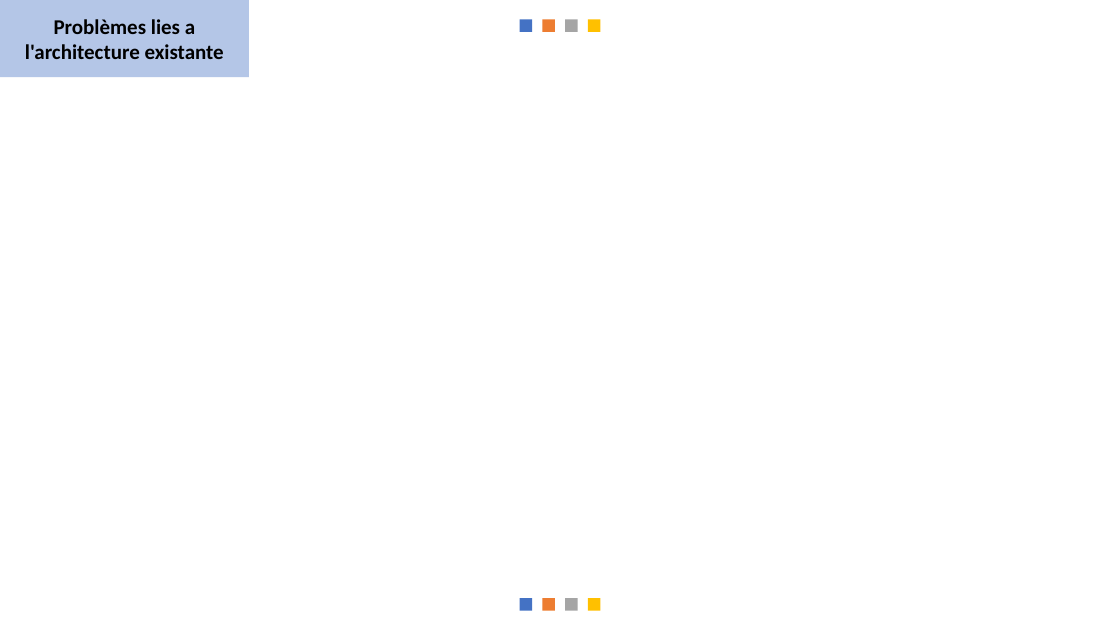
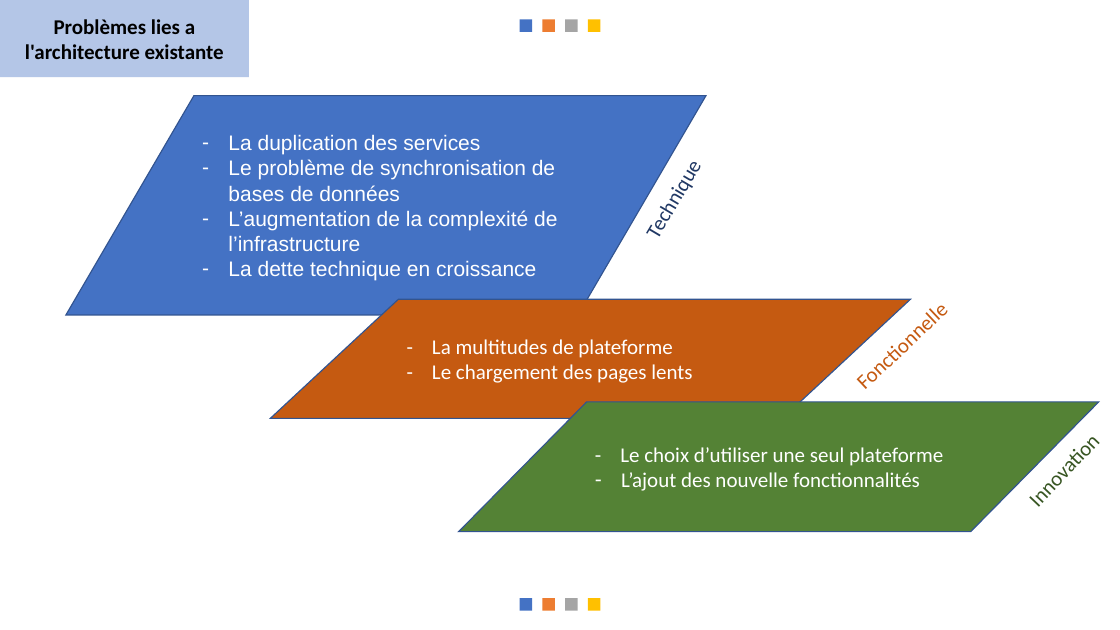
Before and after one commit to messaoudibrahim/Memoire, a slide deck: slide 9 of DIAPO/Présentation.pptx. Drawn at 1120x630 pixels with LibreOffice and Linux fonts; fonts in the diff are those of the drawing. Boxes give left, top, right and bottom in pixels: in the first picture for what was removed or moved away, otherwise in the second. Text is boxed around its words. In the diff, an @@ line names an element or a change of style, - is before the commit and + after.

```diff
--- a/DIAPO/Présentation.pptx
+++ b/DIAPO/Présentation.pptx
@@ flow chart input output added at [66,96,706,315], fill #4472C4, outline #325491 1 pt, 18 pt, text #FFFFFF @@
+– La duplication des services
+– Le problème de synchronisation de bases de données
+– L’augmentation de la complexité de l’infrastructure
+– La dette technique en croissance
@@ text added at [310,260,401,281], 18 pt, text #203864 @@
+Technique
@@ flow chart input output added at [271,299,911,418], fill #C55A11, outline #325491 1 pt, 18 pt, text #FFFFFF @@
+- La multitudes de plateforme
+- Le chargement des pages lents
@@ text added at [842,283,966,403], 18 pt, text #C55A11 @@
+Fonctionnelle
@@ flow chart input output added at [459,402,1099,531], fill #548235, outline #325491 1 pt, 18 pt, text #FFFFFF @@
+- Le choix d’utiliser une seul plateforme
+– L’ajout des nouvelle fonctionnalités
@@ text added at [1014,396,1120,520], 18 pt, text #385723 @@
+Innovation
```
Also in this commit, not shown: 5 other slides changed, 1 slide added, 1 slide removed, 2 other files.
